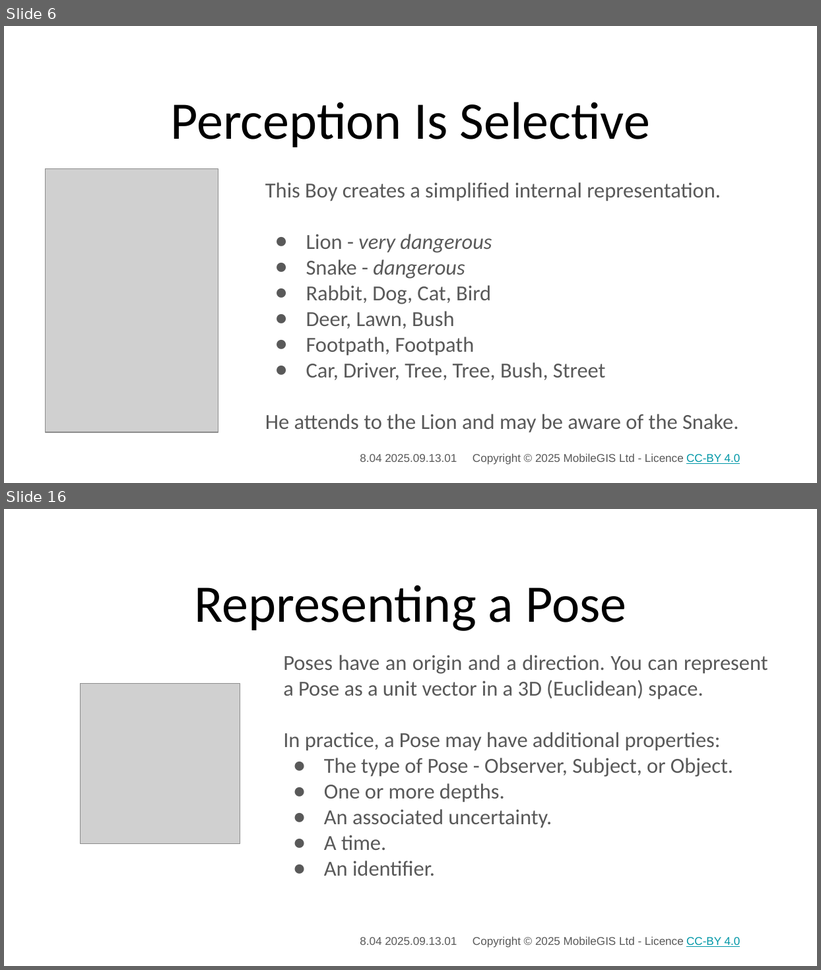
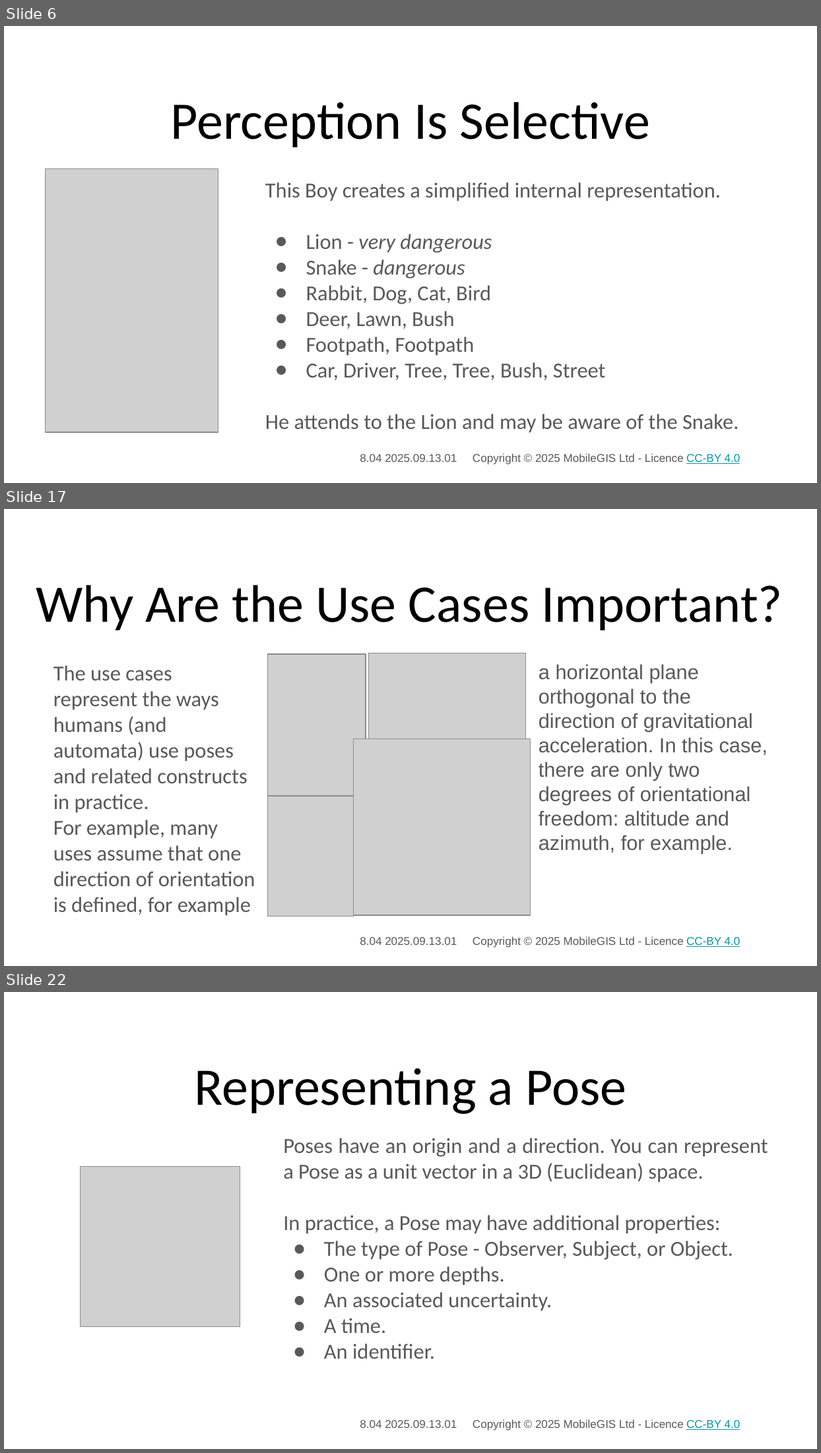
Before and after one commit to 3DXScape/PoseBits, a slide deck: Slides/Origins/Attention, the Origin of Pose_01.pptx. Shown one above the other, each under a label of ours: slides 6 and 16 before the commit, slides 6, 17 and 22 after it; the slides between them are not shown. The pictures are 821x970 and 821x1453 pixels, drawn with LibreOffice and Linux fonts; fonts in the diff are those of the drawing; grey boxes stand for pictures; background and template pictures are left out. Boxes give left, top, right and bottom in pixels: in the first picture for what was removed or moved away, otherwise in the second. Text is boxed around its words. In the diff, an @@ line names an element or a change of style, - is before the commit and + after.

Commit message:
Updated abstract use cases

```diff
--- a/Slides/Origins/Attention, the Origin of Pose_01.pptx
+++ b/Slides/Origins/Attention, the Origin of Pose_01.pptx
@@ slide 17 added at <box>4,509,817,966</box>, background #FFFFFF; not listed: 1 template element that a slide beside it also shows @@
@@ title added at <box>36,585,782,630</box>, 46.8 pt, text #000000 @@
+Why Are the Use Cases Important?
@@ text added at <box>54,665,255,916</box>, 19 pt, text #595959 @@
+The use cases represent the ways humans (and automata) use poses and related constructs in practice.
+For example, many uses assume that one direction of orientation is defined, for example
@@ picture added at <box>267,655,366,797</box> @@
@@ picture added at <box>368,653,525,755</box> @@
@@ text added at <box>539,664,768,854</box>, 18 pt, text #595959 @@
+a horizontal plane orthogonal to the direction of gravitational acceleration. In this case, there are only two degrees of orientational freedom: altitude and azimuth, for example.
@@ picture added at <box>354,739,530,916</box> @@
@@ picture added at <box>267,796,354,916</box> @@
@@ what was slide 16 is now slide 22 @@
```
Also in this commit, not shown: 14 slides changed, 5 other slides added, 2 other files.
